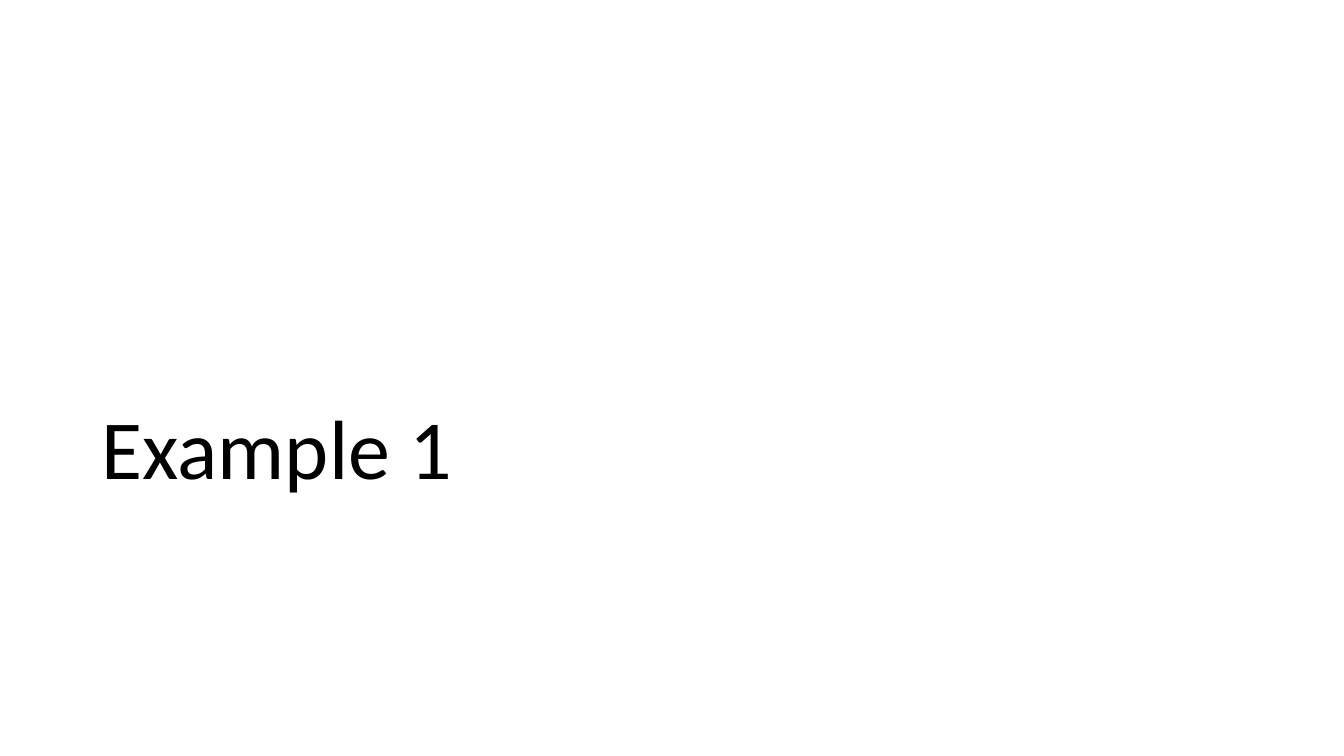
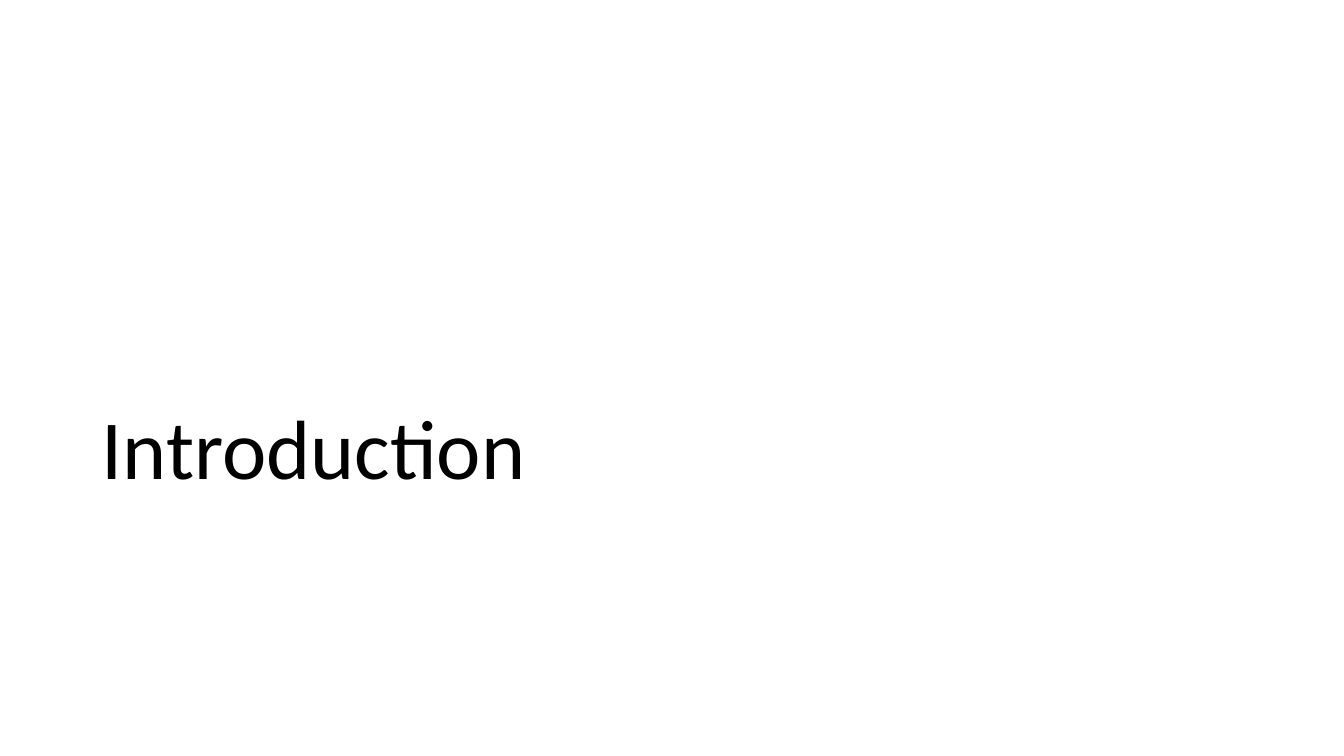
Before and after one commit to salute-developers/spatial-navigation, a slide deck: slide 2 of docs/images_of_spec.pptx. Drawn at 1344x756 pixels with LibreOffice and Linux fonts; fonts in the diff are those of the drawing. Boxes give left, top, right and bottom in pixels: in the first picture for what was removed or moved away, otherwise in the second. Text is boxed around its words. In the diff, an @@ line names an element or a change of style, - is before the commit and + after.

```diff
--- a/docs/images_of_spec.pptx
+++ b/docs/images_of_spec.pptx
@@ title at [102,420,526,480]: text changed @@
-Example 1
+Introduction
```
Also in this commit, not shown: 1 other slide changed.
